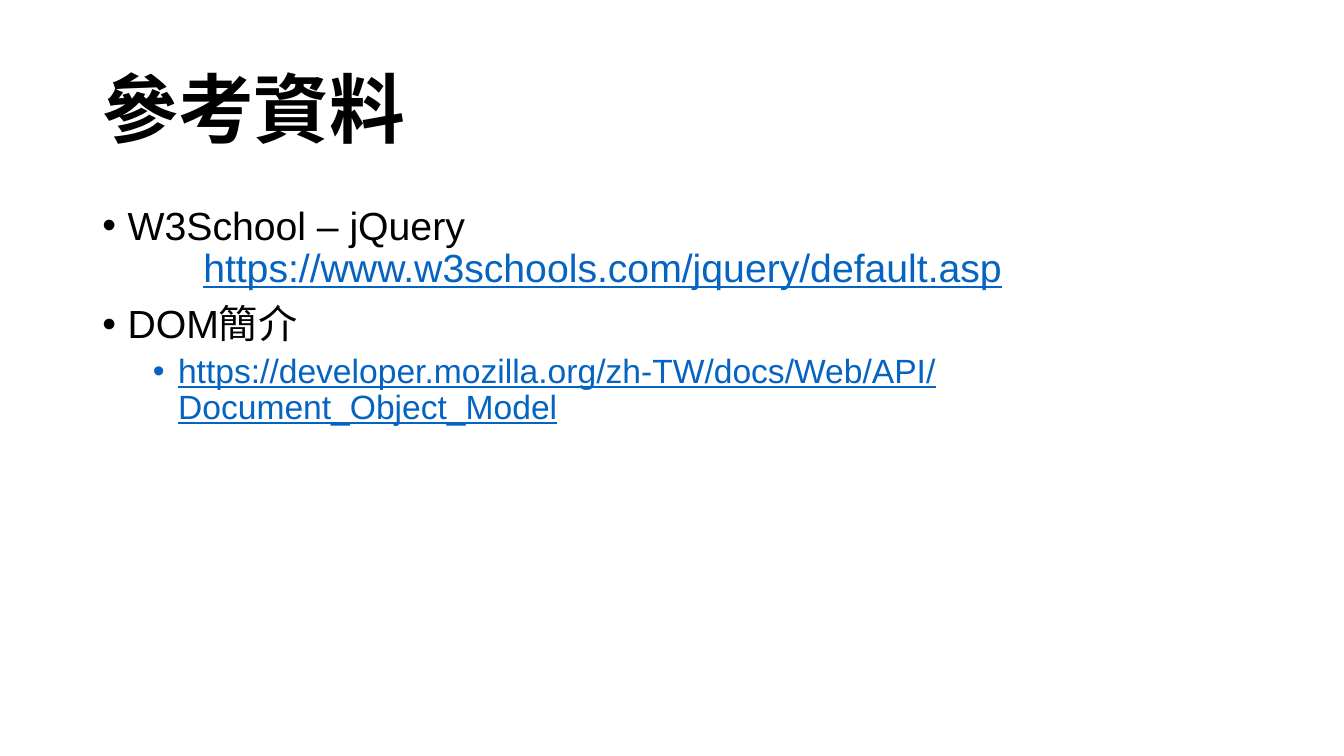
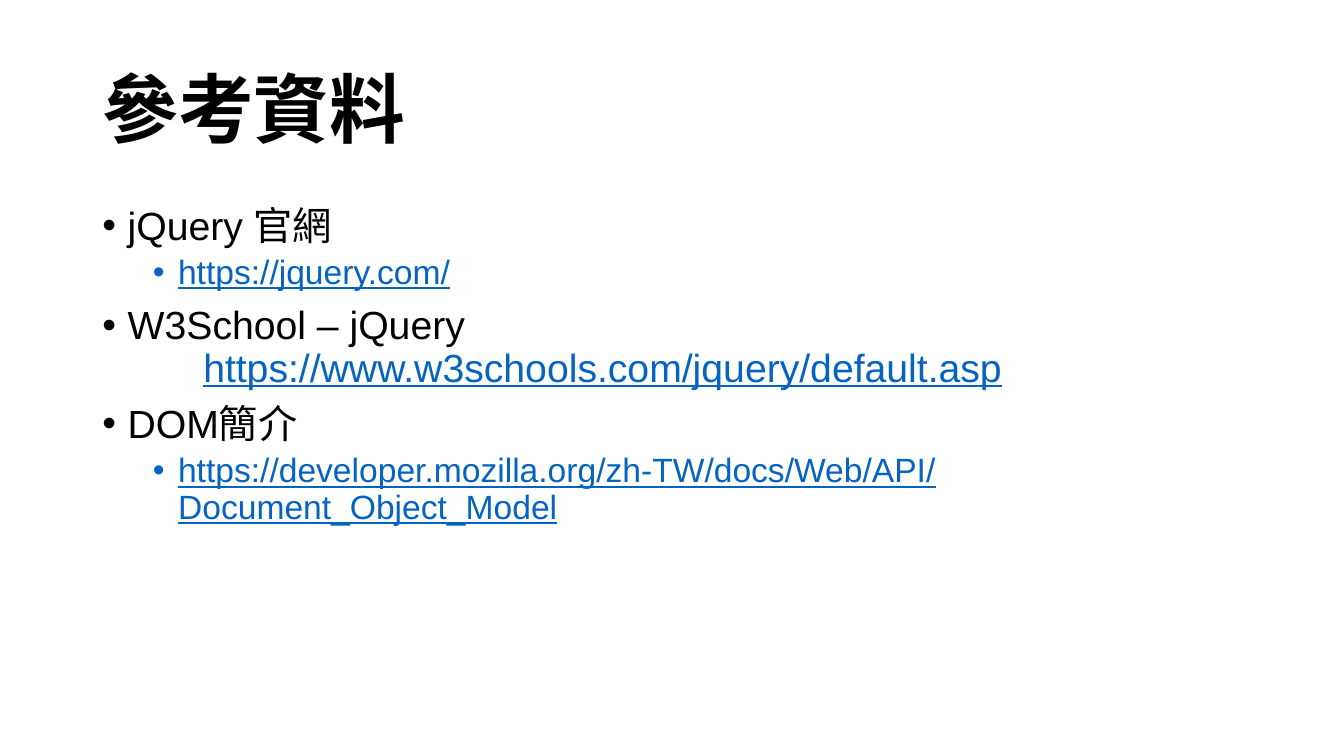
Before and after one commit to Benknightdark/jquerytutorial, a slide deck: slide 10 of jquerytutorial.pptx. Drawn at 1344x756 pixels with LibreOffice and Linux fonts; fonts in the diff are those of the drawing. Boxes give left, top, right and bottom in pixels: in the first picture for what was removed or moved away, otherwise in the second. Text is boxed around its words. In the diff, an @@ line names an element or a change of style, - is before the commit and + after.

```diff
--- a/jquerytutorial.pptx
+++ b/jquerytutorial.pptx
@@ text at box(128, 207, 450, 291): paragraphs added @@
+• jQuery 官網
+  • https://jquery.com/
```
